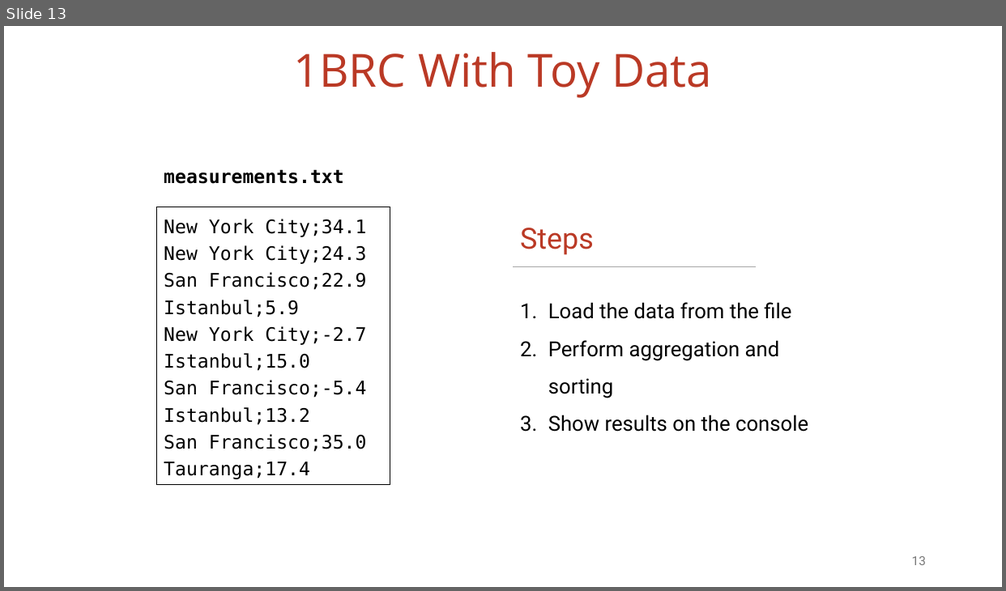
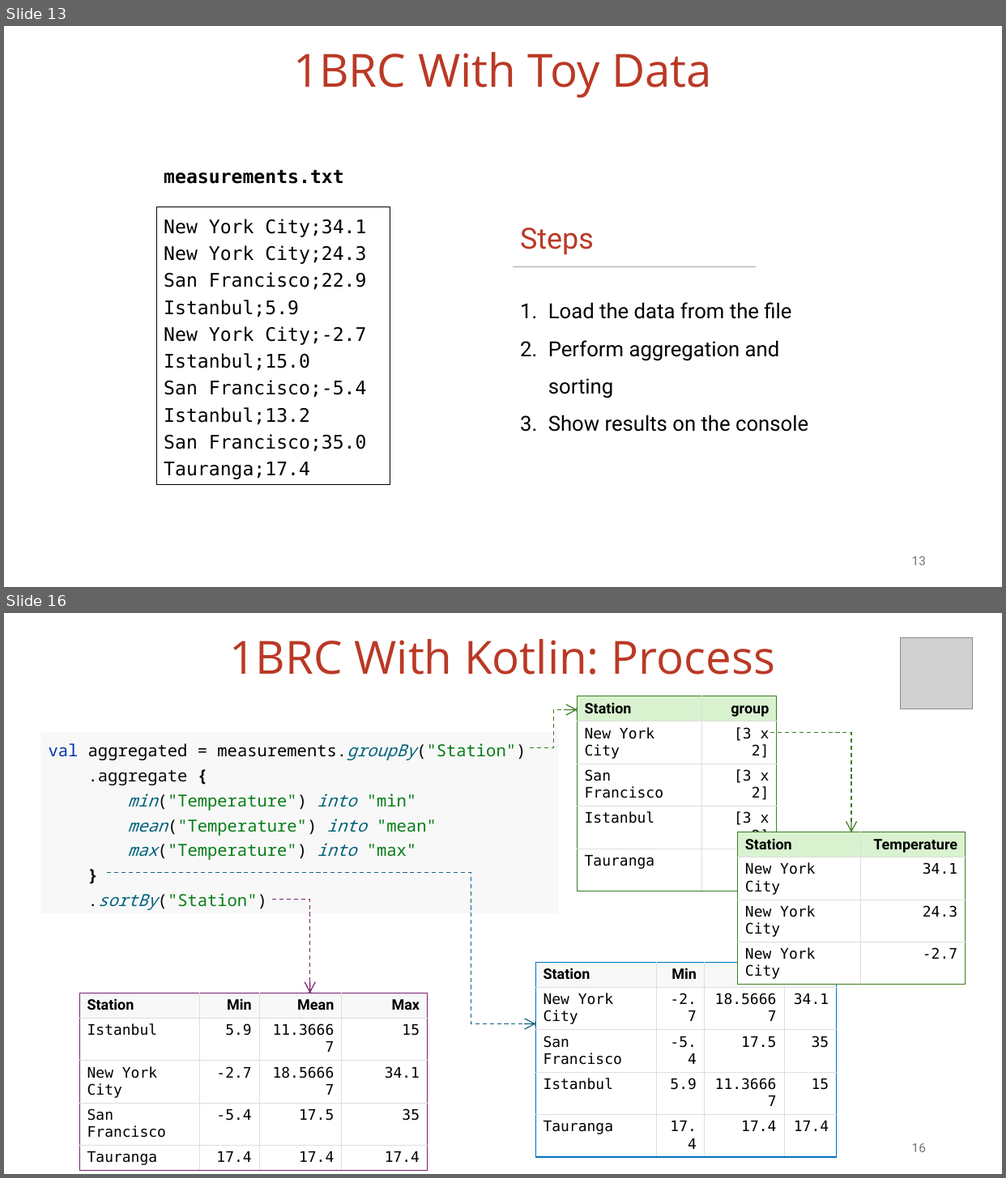
Before and after one commit to vmzakharov/missing-dataframe-talk, a slide deck: presentation/Missing_Dataframe_Long.pptx. Shown one above the other, each under a label of ours: slide 13 before the commit, slides 13 and 16 after it; the slides between them are not shown. The pictures are 1006x591 and 1006x1178 pixels, drawn with LibreOffice and Linux fonts; fonts in the diff are those of the drawing; grey boxes stand for pictures. Boxes give left, top, right and bottom in pixels: in the first picture for what was removed or moved away, otherwise in the second. Text is boxed around its words. In the diff, an @@ line names an element or a change of style, - is before the commit and + after.

```diff
--- a/presentation/Missing_Dataframe_Long.pptx
+++ b/presentation/Missing_Dataframe_Long.pptx
@@ slide 16 added at [4,613,1002,1174], background #FFFFFF @@
@@ title added at [230,639,775,675], 44 pt, text #BA3925 @@
+1BRC With Kotlin: Process
@@ picture added at [901,637,973,709] @@
@@ elbow arrow added from (530, 747) to (577, 709), #3B7D23 1 pt dashed @@
@@ ellipse added at [577,700,596,719], fill #156082, outline #092A39 1.5 pt @@
@@ table added at [577,696,777,1007], 5 rows, 2 columns @@
+Station | group
+New York City | [3 x 2]
+San Francisco | [3 x 2]
+Istanbul | [3 x 2]
+Tauranga | [1 x 2]
@@ rectangle added at [40,732,559,914], fill #F8F8F8, 16 pt, text #067D17 @@
+val aggregated = measurements.groupBy("Station")
+.aggregate {
+min("Temperature") into "min"
+mean("Temperature") into "mean"
+max("Temperature") into "max"
+}
+.sortBy("Station")
@@ ellipse added at [752,723,770,742], fill #156082, outline #092A39 1.5 pt @@
@@ elbow arrow added from (770, 733) to (851, 833), #3B7D23 1 pt dashed @@
@@ table added at [738,833,965,982], 4 rows, 2 columns @@
+Station | Temperature
+New York City | 34.1
+New York City | 24.3
+New York City | -2.7
@@ ellipse added at [842,833,860,851], fill #156082, outline #092A39 1.5 pt @@
@@ elbow arrow added from (108, 873) to (535, 1024), #156082 1 pt dashed @@
@@ elbow arrow added from (272, 900) to (310, 994), #78206E 1 pt dashed @@
@@ table added at [535,963,837,1152], 5 rows, 4 columns @@
+Station | Min | Mean | Max
+New York City | -2.7 | 18.56667 | 34.1
+San Francisco | -5.4 | 17.5 | 35
+Istanbul | 5.9 | 11.36667 | 15
+Tauranga | 17.4 | 17.4 | 17.4
@@ table added at [79,994,427,1169], 5 rows, 4 columns @@
+Station | Min | Mean | Max
+Istanbul | 5.9 | 11.36667 | 15
+New York City | -2.7 | 18.56667 | 34.1
+San Francisco | -5.4 | 17.5 | 35
+Tauranga | 17.4 | 17.4 | 17.4
@@ ellipse added at [300,994,319,1012], fill #156082, outline #092A39 1.5 pt @@
@@ ellipse added at [535,1014,554,1033], fill #156082, outline #092A39 1.5 pt @@
@@ page number added at [912,1144,926,1152], 12 pt, text #797979 @@
+16
```
Also in this commit, not shown: 6 slides changed, 3 other slides added, 2 slides removed, 1 other file.
